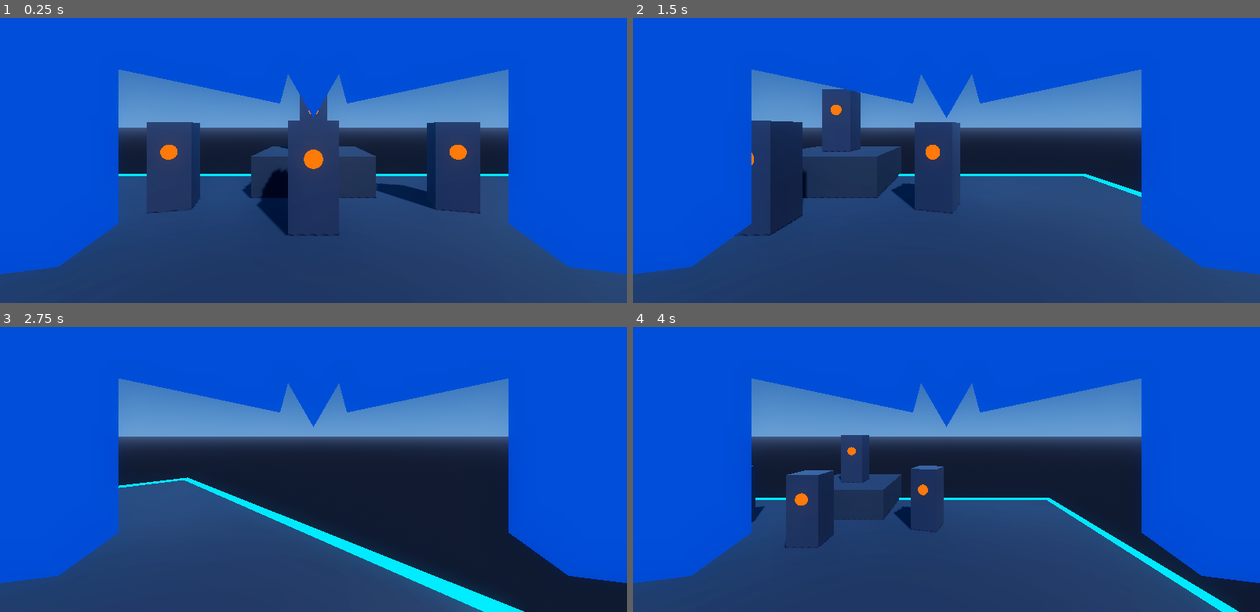
Above: before the commit, frames 1-4 (two rows, left to right).
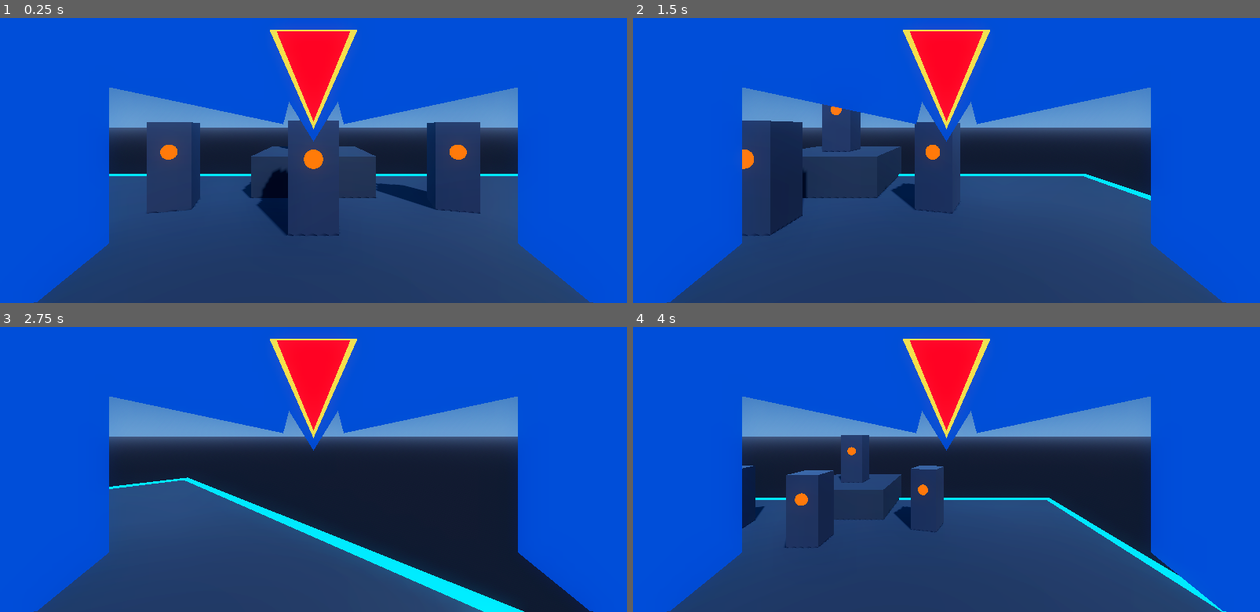
Above: after the commit, the same moments.

Repository: b6-stack/mega-man-x-remade
Game: Godot game, scene res://scenes/test_arena.tscn
Two runs of this game, one before a commit and one after it. Both use one fixed random seed, a clock stepped at 60 frames per second and the inputs below.
Inputs (mouse positions are in pixels of both pictures, inside the frame that each line leads up to):
- Up to frame 1 (0.25 s): no input
- Up to frame 2 (1.5 s): tap Enter (ui_accept) at 0.5, 0.77, 1.07 s; move the mouse to (1084, 109) at 0.52 s; hold D 0.53-1.25 s; hold Space 0.53-1.25 s; click (1084, 109) at 0.67 s; drag from (821, 143) to (915, 197) at 1.27 s
- Up to frame 3 (2.75 s): move the mouse to (376, 358) at 2.02 s; hold D from 2.03 s (still down); hold E from 2.03 s (still down)
- Up to frame 4 (4 s): release D at 2.75 s; release E at 2.75 s; drag from (915, 506) to (758, 384) at 2.77 s; tap Enter (ui_accept) at 3.5, 3.77 s; move the mouse to (1134, 489) at 3.52 s; hold A from 3.53 s (still down); hold Q from 3.53 s (still down)

The runs differ from the first frame. In frame 1, 11% of the frame differs, in the area x 0-100%, y 4-100%; in frame 2, 11%; in frame 3, 11%; in frame 4, 11%.

Commit message:
Shorten charge aura lifespan to snappy 0.12s, form offhand into closed robotic fist, and extend helmet jewel through visor

Diff:
--- a/scenes/player.tscn
+++ b/scenes/player.tscn
@@ -14,7 +14,7 @@
 
 [sub_resource type="PrismMesh" id="PrismMesh_center_crest"]
 material = SubResource("StandardMaterial3D_helmet_blue")
-size = Vector3(0.075, 0.065, 0.04)
+size = Vector3(0.08, 0.065, 0.05)
 
 [sub_resource type="BoxMesh" id="BoxMesh_canopy_top"]
 material = SubResource("StandardMaterial3D_helmet_blue")
@@ -22,7 +22,7 @@
 
 [sub_resource type="BoxMesh" id="BoxMesh_brow_arch"]
 material = SubResource("StandardMaterial3D_helmet_blue")
-size = Vector3(0.15, 0.038, 0.04)
+size = Vector3(0.15, 0.038, 0.045)
 
 [sub_resource type="BoxMesh" id="BoxMesh_temple_side"]
 material = SubResource("StandardMaterial3D_helmet_blue")
@@ -35,7 +35,7 @@
 
 [sub_resource type="PrismMesh" id="PrismMesh_gem_bezel"]
 material = SubResource("StandardMaterial3D_jewel_bezel")
-size = Vector3(0.042, 0.048, 0.02)
+size = Vector3(0.046, 0.052, 0.045)
 
 [sub_resource type="StandardMaterial3D" id="StandardMaterial3D_jewel"]
 shading_mode = 0
@@ -43,11 +43,11 @@
 albedo_color = Color(1, 0.05, 0.12, 1)
 emission_enabled = true
 emission = Color(1, 0.05, 0.1, 1)
-emission_energy_multiplier = 5.5
+emission_energy_multiplier = 6.0
 
 [sub_resource type="PrismMesh" id="PrismMesh_jewel"]
 material = SubResource("StandardMaterial3D_jewel")
-size = Vector3(0.032, 0.038, 0.025)
+size = Vector3(0.036, 0.044, 0.055)
 
 [sub_resource type="StandardMaterial3D" id="StandardMaterial3D_armor_cyan"]
 albedo_color = Color(0, 0.65, 0.95, 1)
@@ -76,23 +76,23 @@
 
 [sub_resource type="BoxMesh" id="BoxMesh_palm"]
 material = SubResource("StandardMaterial3D_glove_white")
-size = Vector3(0.065, 0.032, 0.055)
+size = Vector3(0.065, 0.042, 0.055)
 
 [sub_resource type="BoxMesh" id="BoxMesh_finger_proximal"]
 material = SubResource("StandardMaterial3D_glove_white")
-size = Vector3(0.012, 0.012, 0.026)
+size = Vector3(0.014, 0.014, 0.032)
 
 [sub_resource type="BoxMesh" id="BoxMesh_finger_distal"]
 material = SubResource("StandardMaterial3D_glove_white")
-size = Vector3(0.011, 0.011, 0.022)
+size = Vector3(0.013, 0.013, 0.028)
 
 [sub_resource type="BoxMesh" id="BoxMesh_thumb_proximal"]
 material = SubResource("StandardMaterial3D_glove_white")
+size = Vector3(0.016, 0.016, 0.030)
+
+[sub_resource type="BoxMesh" id="BoxMesh_thumb_distal"]
+material = SubResource("StandardMaterial3D_glove_white")
 size = Vector3(0.014, 0.014, 0.025)
-
-[sub_resource type="BoxMesh" id="BoxMesh_thumb_distal"]
-material = SubResource("StandardMaterial3D_glove_white")
-size = Vector3(0.012, 0.012, 0.02)
 
 [sub_resource type="StandardMaterial3D" id="StandardMaterial3D_gauge_back"]
 albedo_color = Color(0.06, 0.06, 0.08, 1)
@@ -116,10 +116,10 @@
 
 [sub_resource type="ParticleProcessMaterial" id="ParticleProcessMaterial_charge"]
 emission_shape = 1
-emission_sphere_radius = 0.20
-gravity = Vector3(0, 0.3, 0)
-radial_velocity_min = -0.8
-radial_velocity_max = -1.6
+emission_sphere_radius = 0.10
+gravity = Vector3(0, 0, 0)
+initial_velocity_min = 0.4
+initial_velocity_max = 1.2
 
 [sub_resource type="StandardMaterial3D" id="StandardMaterial3D_sparkle"]
 shading_mode = 0
@@ -130,8 +130,8 @@
 
 [sub_resource type="SphereMesh" id="SphereMesh_sparkle"]
 material = SubResource("StandardMaterial3D_sparkle")
-radius = 0.035
-height = 0.07
+radius = 0.032
+height = 0.064
 
 [sub_resource type="CylinderMesh" id="CylinderMesh_buster_rear_swell"]
 material = SubResource("StandardMaterial3D_armor_cyan")
@@ -196,42 +196,42 @@
 [node name="HelmetVisorFrame" type="Node3D" parent="XROrigin3D/XRCamera3D"]
 
 [node name="ForeheadCanopy" type="MeshInstance3D" parent="XROrigin3D/XRCamera3D/HelmetVisorFrame"]
-transform = Transform3D(1, 0, 0, 0, 0.965926, 0.258819, 0, -0.258819, 0.965926, 0, 0.095, -0.170)
+transform = Transform3D(1, 0, 0, 0, 0.965926, 0.258819, 0, -0.258819, 0.965926, 0, 0.085, -0.150)
 cast_shadow = 0
 mesh = SubResource("BoxMesh_canopy_top")
 
 [node name="CenterCrest" type="MeshInstance3D" parent="XROrigin3D/XRCamera3D/HelmetVisorFrame"]
-transform = Transform3D(1, 0, 0, 0, -1, 8.74228e-08, 0, -8.74228e-08, -1, 0, 0.040, -0.170)
+transform = Transform3D(1, 0, 0, 0, -1, 8.74228e-08, 0, -8.74228e-08, -1, 0, 0.025, -0.145)
 cast_shadow = 0
 mesh = SubResource("PrismMesh_center_crest")
 
 [node name="ForeheadGemBezel" type="MeshInstance3D" parent="XROrigin3D/XRCamera3D/HelmetVisorFrame"]
-transform = Transform3D(1, 0, 0, 0, -1, 8.74228e-08, 0, -8.74228e-08, -1, 0, 0.042, -0.168)
+transform = Transform3D(1, 0, 0, 0, -1, 8.74228e-08, 0, -8.74228e-08, -1, 0, 0.025, -0.142)
 cast_shadow = 0
 mesh = SubResource("PrismMesh_gem_bezel")
 
 [node name="ForeheadGem" type="MeshInstance3D" parent="XROrigin3D/XRCamera3D/HelmetVisorFrame"]
-transform = Transform3D(1, 0, 0, 0, -1, 8.74228e-08, 0, -8.74228e-08, -1, 0, 0.042, -0.165)
+transform = Transform3D(1, 0, 0, 0, -1, 8.74228e-08, 0, -8.74228e-08, -1, 0, 0.025, -0.140)
 cast_shadow = 0
 mesh = SubResource("PrismMesh_jewel")
 
 [node name="BrowArchLeft" type="MeshInstance3D" parent="XROrigin3D/XRCamera3D/HelmetVisorFrame"]
-transform = Transform3D(0.978148, 0.198669, 0.0634125, -0.207912, 0.935408, 0.285627, 0.00258189, -0.292671, 0.956209, -0.095, 0.058, -0.170)
+transform = Transform3D(0.978148, 0.198669, 0.0634125, -0.207912, 0.935408, 0.285627, 0.00258189, -0.292671, 0.956209, -0.090, 0.042, -0.150)
 cast_shadow = 0
 mesh = SubResource("BoxMesh_brow_arch")
 
 [node name="BrowArchRight" type="MeshInstance3D" parent="XROrigin3D/XRCamera3D/HelmetVisorFrame"]
-transform = Transform3D(0.978148, -0.198669, -0.0634125, 0.207912, 0.935408, 0.285627, -0.00258189, -0.292671, 0.956209, 0.095, 0.058, -0.170)
+transform = Transform3D(0.978148, -0.198669, -0.0634125, 0.207912, 0.935408, 0.285627, -0.00258189, -0.292671, 0.956209, 0.090, 0.042, -0.150)
 cast_shadow = 0
 mesh = SubResource("BoxMesh_brow_arch")
 
 [node name="TempleLeft" type="MeshInstance3D" parent="XROrigin3D/XRCamera3D/HelmetVisorFrame"]
-transform = Transform3D(0.965926, 0, 0.258819, 0, 1, 0, -0.258819, 0, 0.965926, -0.185, 0.005, -0.165)
+transform = Transform3D(0.965926, 0, 0.258819, 0, 1, 0, -0.258819, 0, 0.965926, -0.180, -0.005, -0.150)
 cast_shadow = 0
 mesh = SubResource("BoxMesh_temple_side")
 
 [node name="TempleRight" type="MeshInstance3D" parent="XROrigin3D/XRCamera3D/HelmetVisorFrame"]
-transform = Transform3D(0.965926, 0, -0.258819, 0, 1, 0, 0.258819, 0, 0.965926, 0.185, 0.005, -0.165)
+transform = Transform3D(0.965926, 0, -0.258819, 0, 1, 0, 0.258819, 0, 0.965926, 0.180, -0.005, -0.150)
 cast_shadow = 0
 mesh = SubResource("BoxMesh_temple_side")
 
@@ -245,21 +245,21 @@
 [node name="LeftChargeParticles" type="GPUParticles3D" parent="XROrigin3D/LeftController/LeftHandOffset"]
 transform = Transform3D(1, 0, 0, 0, 1, 0, 0, 0, 1, 0, 0, -0.02)
 emitting = false
-amount = 36
-lifetime = 0.32
+amount = 40
+lifetime = 0.12
 process_material = SubResource("ParticleProcessMaterial_charge")
 draw_pass_1 = SubResource("SphereMesh_sparkle")
 
 [node name="GauntletMesh" type="MeshInstance3D" parent="XROrigin3D/LeftController/LeftHandOffset"]
-transform = Transform3D(1, 0, 0, 0, 1, 0, 0, 0, 1, 0, 0, 0.02)
+transform = Transform3D(1, 0, 0, 0, 1, 0, 0, 0, 1, 0, 0, 0.015)
 mesh = SubResource("BoxMesh_gauntlet_compact")
 
 [node name="WristMesh" type="MeshInstance3D" parent="XROrigin3D/LeftController/LeftHandOffset"]
-transform = Transform3D(1, 0, 0, 0, -4.37114e-08, -1, 0, 1, -4.37114e-08, 0, 0, 0.08)
+transform = Transform3D(1, 0, 0, 0, -4.37114e-08, -1, 0, 1, -4.37114e-08, 0, 0, 0.065)
 mesh = SubResource("CylinderMesh_wrist_cuff")
 
 [node name="EnergyGauge" type="Node3D" parent="XROrigin3D/LeftController/LeftHandOffset"]
-transform = Transform3D(1, 0, 0, 0, 1, 0, 0, 0, 1, 0.046, 0, 0.02)
+transform = Transform3D(1, 0, 0, 0, 1, 0, 0, 0, 1, 0.046, 0, 0.015)
 
 [node name="GaugeBack" type="MeshInstance3D" parent="XROrigin3D/LeftController/LeftHandOffset/EnergyGauge"]
 mesh = SubResource("BoxMesh_gauge_back")
@@ -289,51 +289,51 @@
 mesh = SubResource("BoxMesh_gauge_segment")
 
 [node name="RoboticHand" type="Node3D" parent="XROrigin3D/LeftController/LeftHandOffset"]
-transform = Transform3D(1, 0, 0, 0, 1, 0, 0, 0, 1, 0, 0, -0.045)
+transform = Transform3D(1, 0, 0, 0, 1, 0, 0, 0, 1, 0, 0, -0.035)
 
 [node name="Palm" type="MeshInstance3D" parent="XROrigin3D/LeftController/LeftHandOffset/RoboticHand"]
-transform = Transform3D(1, 0, 0, 0, 1, 0, 0, 0, 1, 0, -0.006, -0.02)
+transform = Transform3D(1, 0, 0, 0, 1, 0, 0, 0, 1, 0, 0, -0.010)
 mesh = SubResource("BoxMesh_palm")
 
+[node name="IndexProximal" type="MeshInstance3D" parent="XROrigin3D/LeftController/LeftHandOffset/RoboticHand"]
+transform = Transform3D(1, 0, 0, 0, -4.37114e-08, 1, 0, -1, -4.37114e-08, 0.022, 0.012, -0.038)
+mesh = SubResource("BoxMesh_finger_proximal")
+
+[node name="IndexDistal" type="MeshInstance3D" parent="XROrigin3D/LeftController/LeftHandOffset/RoboticHand"]
+transform = Transform3D(1, 0, 0, 0, -1, -8.74228e-08, 0, 8.74228e-08, -1, 0.022, -0.014, -0.026)
+mesh = SubResource("BoxMesh_finger_distal")
+
+[node name="MiddleProximal" type="MeshInstance3D" parent="XROrigin3D/LeftController/LeftHandOffset/RoboticHand"]
+transform = Transform3D(1, 0, 0, 0, -4.37114e-08, 1, 0, -1, -4.37114e-08, 0.007, 0.012, -0.039)
+mesh = SubResource("BoxMesh_finger_proximal")
+
+[node name="MiddleDistal" type="MeshInstance3D" parent="XROrigin3D/LeftController/LeftHandOffset/RoboticHand"]
+transform = Transform3D(1, 0, 0, 0, -1, -8.74228e-08, 0, 8.74228e-08, -1, 0.007, -0.014, -0.026)
+mesh = SubResource("BoxMesh_finger_distal")
+
+[node name="RingProximal" type="MeshInstance3D" parent="XROrigin3D/LeftController/LeftHandOffset/RoboticHand"]
+transform = Transform3D(1, 0, 0, 0, -4.37114e-08, 1, 0, -1, -4.37114e-08, -0.008, 0.012, -0.038)
+mesh = SubResource("BoxMesh_finger_proximal")
+
+[node name="RingDistal" type="MeshInstance3D" parent="XROrigin3D/LeftController/LeftHandOffset/RoboticHand"]
+transform = Transform3D(1, 0, 0, 0, -1, -8.74228e-08, 0, 8.74228e-08, -1, -0.008, -0.014, -0.026)
+mesh = SubResource("BoxMesh_finger_distal")
+
+[node name="PinkyProximal" type="MeshInstance3D" parent="XROrigin3D/LeftController/LeftHandOffset/RoboticHand"]
+transform = Transform3D(1, 0, 0, 0, -4.37114e-08, 1, 0, -1, -4.37114e-08, -0.022, 0.012, -0.036)
+mesh = SubResource("BoxMesh_finger_proximal")
+
+[node name="PinkyDistal" type="MeshInstance3D" parent="XROrigin3D/LeftController/LeftHandOffset/RoboticHand"]
+transform = Transform3D(1, 0, 0, 0, -1, -8.74228e-08, 0, 8.74228e-08, -1, -0.022, -0.014, -0.024)
+mesh = SubResource("BoxMesh_finger_distal")
+
 [node name="ThumbProximal" type="MeshInstance3D" parent="XROrigin3D/LeftController/LeftHandOffset/RoboticHand"]
-transform = Transform3D(0.707107, 0.612372, -0.353553, 0, 0.5, 0.866025, 0.707107, -0.612372, 0.353553, 0.036, -0.008, -0.014)
+transform = Transform3D(0.707107, 0, -0.707107, 0.707107, 0, 0.707107, 0, -1, 0, 0.036, 0.004, -0.020)
 mesh = SubResource("BoxMesh_thumb_proximal")
 
 [node name="ThumbDistal" type="MeshInstance3D" parent="XROrigin3D/LeftController/LeftHandOffset/RoboticHand"]
-transform = Transform3D(0.5, 0.75, -0.433013, 0, 0.5, 0.866025, 0.866025, -0.433013, 0.25, 0.042, -0.018, -0.034)
+transform = Transform3D(0.5, -0.866025, 0, 0, 0, 1, -0.866025, -0.5, 0, 0.028, 0.018, -0.032)
 mesh = SubResource("BoxMesh_thumb_distal")
-
-[node name="IndexProximal" type="MeshInstance3D" parent="XROrigin3D/LeftController/LeftHandOffset/RoboticHand"]
-transform = Transform3D(1, 0, 0, 0, 0.939693, 0.34202, 0, -0.34202, 0.939693, 0.022, -0.006, -0.05)
-mesh = SubResource("BoxMesh_finger_proximal")
-
-[node name="IndexDistal" type="MeshInstance3D" parent="XROrigin3D/LeftController/LeftHandOffset/RoboticHand"]
-transform = Transform3D(1, 0, 0, 0, 0.642788, 0.766044, 0, -0.766044, 0.642788, 0.022, -0.018, -0.062)
-mesh = SubResource("BoxMesh_finger_distal")
-
-[node name="MiddleProximal" type="MeshInstance3D" parent="XROrigin3D/LeftController/LeftHandOffset/RoboticHand"]
-transform = Transform3D(1, 0, 0, 0, 0.939693, 0.34202, 0, -0.34202, 0.939693, 0.007, -0.006, -0.053)
-mesh = SubResource("BoxMesh_finger_proximal")
-
-[node name="MiddleDistal" type="MeshInstance3D" parent="XROrigin3D/LeftController/LeftHandOffset/RoboticHand"]
-transform = Transform3D(1, 0, 0, 0, 0.642788, 0.766044, 0, -0.766044, 0.642788, 0.007, -0.018, -0.066)
-mesh = SubResource("BoxMesh_finger_distal")
-
-[node name="RingProximal" type="MeshInstance3D" parent="XROrigin3D/LeftController/LeftHandOffset/RoboticHand"]
-transform = Transform3D(1, 0, 0, 0, 0.939693, 0.34202, 0, -0.34202, 0.939693, -0.008, -0.006, -0.05)
-mesh = SubResource("BoxMesh_finger_proximal")
-
-[node name="RingDistal" type="MeshInstance3D" parent="XROrigin3D/LeftController/LeftHandOffset/RoboticHand"]
-transform = Transform3D(1, 0, 0, 0, 0.642788, 0.766044, 0, -0.766044, 0.642788, -0.008, -0.018, -0.062)
-mesh = SubResource("BoxMesh_finger_distal")
-
-[node name="PinkyProximal" type="MeshInstance3D" parent="XROrigin3D/LeftController/LeftHandOffset/RoboticHand"]
-transform = Transform3D(1, 0, 0, 0, 0.939693, 0.34202, 0, -0.34202, 0.939693, -0.022, -0.006, -0.045)
-mesh = SubResource("BoxMesh_finger_proximal")
-
-[node name="PinkyDistal" type="MeshInstance3D" parent="XROrigin3D/LeftController/LeftHandOffset/RoboticHand"]
-transform = Transform3D(1, 0, 0, 0, 0.642788, 0.766044, 0, -0.766044, 0.642788, -0.022, -0.016, -0.055)
-mesh = SubResource("BoxMesh_finger_distal")
 
 [node name="RightController" type="XRController3D" parent="XROrigin3D"]
 transform = Transform3D(1, 0, 0, 0, 1, 0, 0, 0, 1, 0.25, 1.2, -0.35)
@@ -348,8 +348,8 @@
 [node name="RightChargeParticles" type="GPUParticles3D" parent="XROrigin3D/RightController/RightHandOffset/XBuster"]
 transform = Transform3D(1, 0, 0, 0, 1, 0, 0, 0, 1, 0, 0, -0.04)
 emitting = false
-amount = 36
-lifetime = 0.32
+amount = 40
+lifetime = 0.12
 process_material = SubResource("ParticleProcessMaterial_charge")
 draw_pass_1 = SubResource("SphereMesh_sparkle")
 
--- a/scripts/buster.gd
+++ b/scripts/buster.gd
@@ -155,17 +155,17 @@
 
 	match level:
 		1:
-			# Chunky initial charge sparks
-			_set_particle_system(right_particles, true, Color(1.0, 0.95, 0.2), 0.04, 18)
-			_set_particle_system(left_particles, true, Color(1.0, 0.95, 0.2), 0.04, 18)
+			# Short-lifespan initial charge sparks
+			_set_particle_system(right_particles, true, Color(1.0, 0.95, 0.2), 0.04, 20)
+			_set_particle_system(left_particles, true, Color(1.0, 0.95, 0.2), 0.04, 20)
 		2:
-			# Dense chunky flashing green glow plasma blobs surrounding both hands
-			_set_particle_system(right_particles, true, Color(0.2, 1.0, 0.45), 0.07, 36)
-			_set_particle_system(left_particles, true, Color(0.2, 1.0, 0.45), 0.07, 36)
+			# Dense chunky snappy flashing green plasma bursts around both hands
+			_set_particle_system(right_particles, true, Color(0.2, 1.0, 0.45), 0.065, 40)
+			_set_particle_system(left_particles, true, Color(0.2, 1.0, 0.45), 0.065, 40)
 		3:
-			# Ultra-dense chunky flashing bright blue plasma blobs surrounding both hands
-			_set_particle_system(right_particles, true, Color(0.15, 0.75, 1.0), 0.11, 54)
-			_set_particle_system(left_particles, true, Color(0.15, 0.75, 1.0), 0.11, 54)
+			# Dense chunky snappy flashing bright blue plasma bursts around both hands
+			_set_particle_system(right_particles, true, Color(0.15, 0.75, 1.0), 0.095, 60)
+			_set_particle_system(left_particles, true, Color(0.15, 0.75, 1.0), 0.095, 60)
 
 func _set_particle_system(p: GPUParticles3D, emit: bool, color: Color, p_scale: float, p_amount: int) -> void:
 	if not p:
@@ -178,18 +178,19 @@
 
 	p.visible = true
 	p.amount = p_amount
-	p.lifetime = 0.32
+	# Snappy short lifespan: particles come out tightly and quickly disappear
+	p.lifetime = 0.12
 
 	var p_mat := ParticleProcessMaterial.new()
 	p_mat.emission_shape = ParticleProcessMaterial.EMISSION_SHAPE_SPHERE
-	p_mat.emission_sphere_radius = 0.20
+	p_mat.emission_sphere_radius = 0.10
 	p_mat.direction = Vector3(0, 0, 0)
 	p_mat.spread = 180.0
-	p_mat.radial_velocity_min = -0.8
-	p_mat.radial_velocity_max = -1.6
-	p_mat.gravity = Vector3(0, 0.3, 0)
-	p_mat.scale_min = p_scale * 0.75
-	p_mat.scale_max = p_scale * 1.35
+	p_mat.initial_velocity_min = 0.4
+	p_mat.initial_velocity_max = 1.2
+	p_mat.gravity = Vector3(0, 0, 0)
+	p_mat.scale_min = p_scale * 0.8
+	p_mat.scale_max = p_scale * 1.3
 	p.process_material = p_mat
 
 	var draw_mesh := SphereMesh.new()
Not shown: 1 places in scenes/player.tscn that only renumber resources
